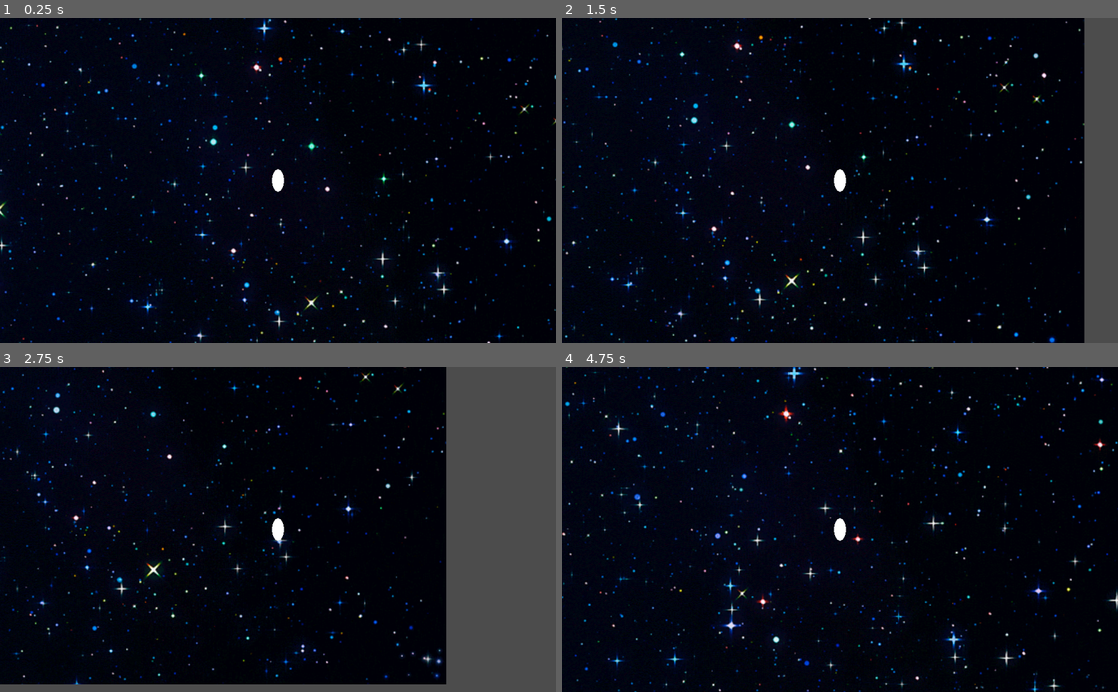
Above: before the commit, frames 1-4 (two rows, left to right).
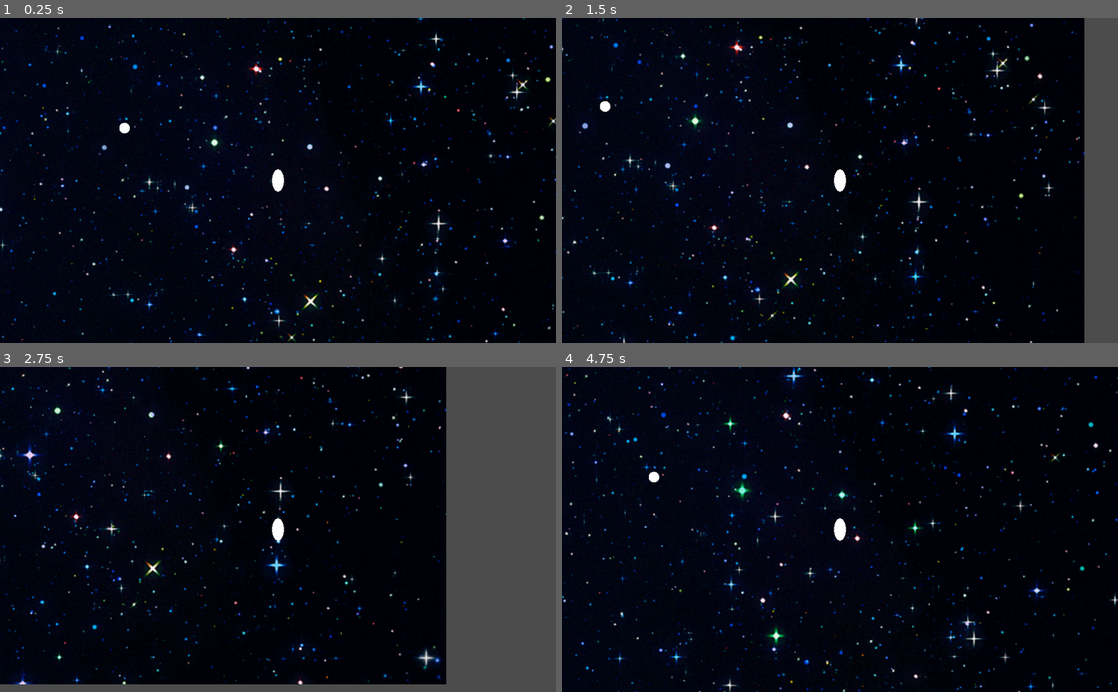
Above: after the commit, the same moments.

Repository: peter201943/gd-time-tree
Game: Godot game, scene res://chrono-tree/chrono-tree.tscn
The game is run twice, just before and just after one commit, with the same random seed, the same clock (stepped at 60 frames per second) and the same inputs. This scene is started directly instead of the project's main scene.
Inputs:
- Up to frame 1 (0.25 s): no input
- Up to frame 2 (1.5 s): hold Right (ui_right) 0.53-1.28 s; hold Down (ui_down) from 1.28 s (still down)
- Up to frame 3 (2.75 s): release Down (ui_down) at 2.03 s; hold Right (ui_right) from 2.03 s (still down)
- Up to frame 4 (4.75 s): release Right (ui_right) at 2.78 s; hold Up (ui_up) 2.78-3.53 s; hold Left (ui_left) from 3.53 s (still down)

The runs differ from the first frame. In frame 1, 4.7% of the frame differs, in the area x 0-100%, y 0-100%; in frame 2, 4.5%; in frame 3, 3.7%; in frame 4, 5.2%.

Commit message:
OK, here we go, possibly shaky, but; move pause to tree-player, add chronode to chrontree

Diff:
--- a/chrono-tree/chrono-tree.tscn
+++ b/chrono-tree/chrono-tree.tscn
@@ -38,7 +38,7 @@
 [ext_resource path="res://chrono-tree/stars/stars00033.png" type="Texture" id=36]
 [ext_resource path="res://chrono-tree/stars/stars00034.png" type="Texture" id=37]
 [ext_resource path="res://chrono-tree/tree-player.tscn" type="PackedScene" id=38]
-[ext_resource path="res://pause/pause.tscn" type="PackedScene" id=39]
+[ext_resource path="res://chrono-node/chrono-node.tscn" type="PackedScene" id=39]
 
 [sub_resource type="SpriteFrames" id=1]
 animations = [ {
@@ -73,7 +73,7 @@
 rotation = 1.5708
 scale = Vector2( 1.71815, 1.71815 )
 frames = SubResource( 1 )
-frame = 28
+frame = 34
 speed_scale = 6.0
 playing = true
 
@@ -81,5 +81,5 @@
 position = Vector2( 584.068, 327.279 )
 map_ref = NodePath("../world")
 
-[node name="pause" parent="." instance=ExtResource( 39 )]
-context_ref = NodePath("../player")
+[node name="chrono-node" parent="." instance=ExtResource( 39 )]
+position = Vector2( 301.468, 230.623 )
--- a/chrono-tree/tree-player.tscn
+++ b/chrono-tree/tree-player.tscn
@@ -1,6 +1,7 @@
-[gd_scene load_steps=6 format=2]
+[gd_scene load_steps=7 format=2]
 
 [ext_resource path="res://chrono-tree/tree-player.gd" type="Script" id=1]
+[ext_resource path="res://pause/pause.tscn" type="PackedScene" id=2]
 
 [sub_resource type="OpenSimplexNoise" id=1]
 
@@ -25,3 +26,6 @@
 [node name="MeshInstance2D" type="MeshInstance2D" parent="."]
 scale = Vector2( 10.8833, 20.5633 )
 mesh = SubResource( 4 )
+
+[node name="pause" parent="." instance=ExtResource( 2 )]
+context_ref = NodePath("..")
